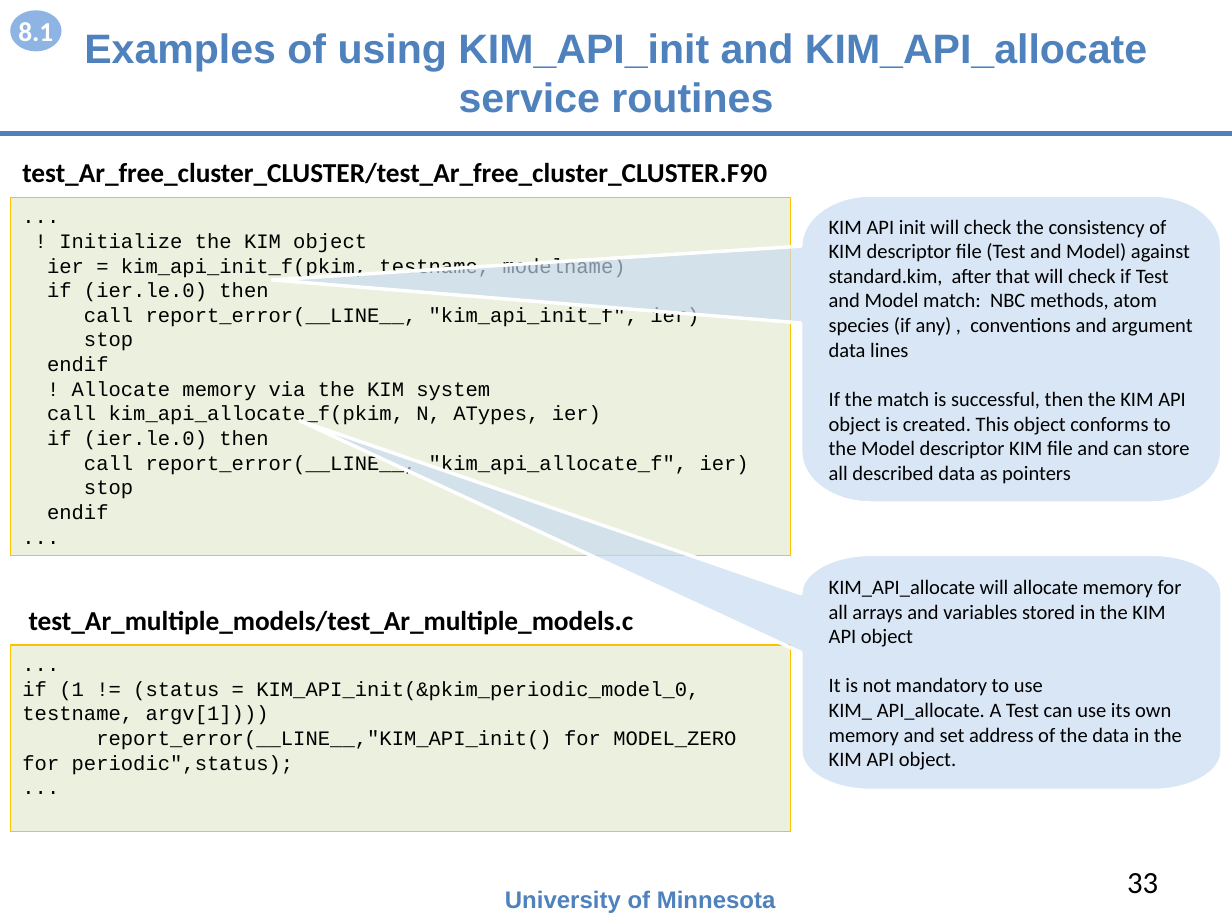
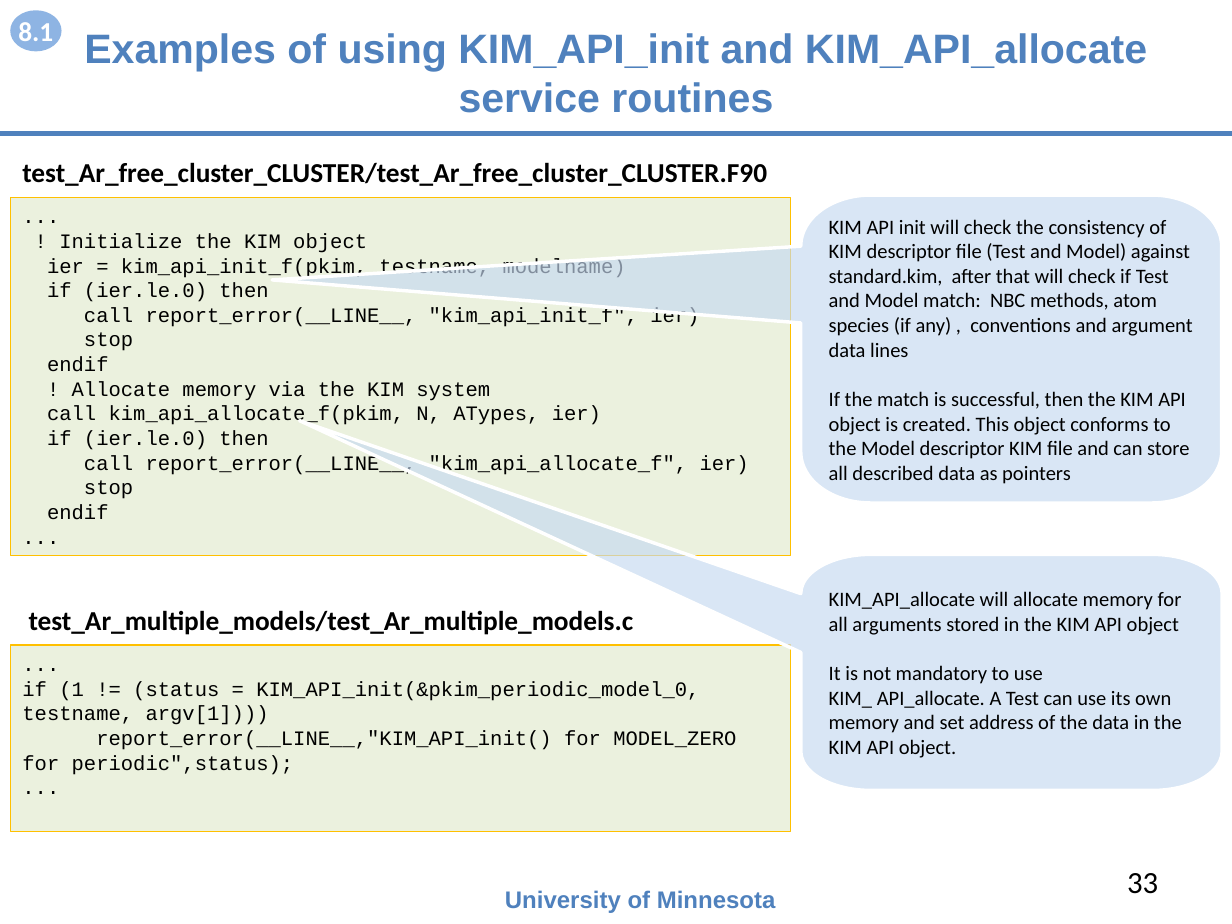
Before and after one commit to openkim/kim-api, a slide deck: slide 33 of DOCs/openkim-api-introduction.pptx. Drawn at 1232x924 pixels with LibreOffice and Linux fonts; fonts in the diff are those of the drawing. Boxes give left, top, right and bottom in pixels: in the first picture for what was removed or moved away, otherwise in the second. Text is boxed around its words. In the diff, an @@ line names an element or a change of style, - is before the commit and + after.

Commit message:
changes `variable' to `argument' in openkim-api-introduction.*

```diff
--- a/DOCs/openkim-api-introduction.pptx
+++ b/DOCs/openkim-api-introduction.pptx
@@ text in freeform shape at bbox=[829, 591, 1182, 635]: text changed @@
-KIM_API_allocate will allocate memory for all arrays and variables stored in the KIM API object
+KIM_API_allocate will allocate memory for all arguments stored in the KIM API object
```
Also in this commit, not shown: 8 other slides changed, 1 other file.
